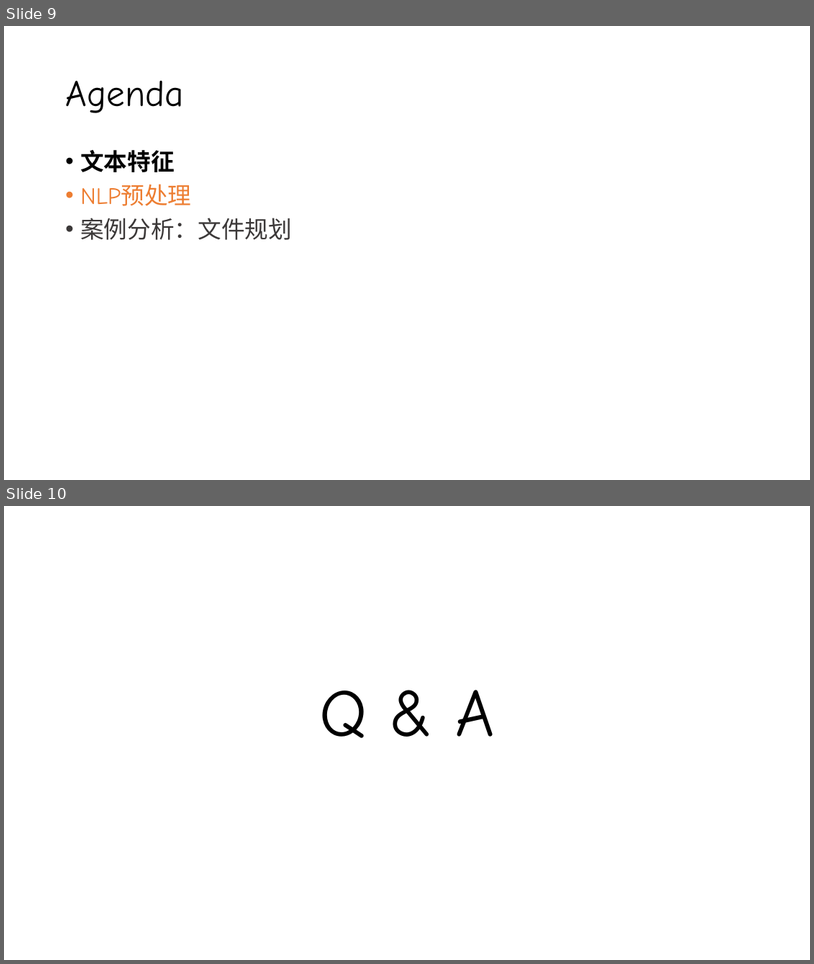
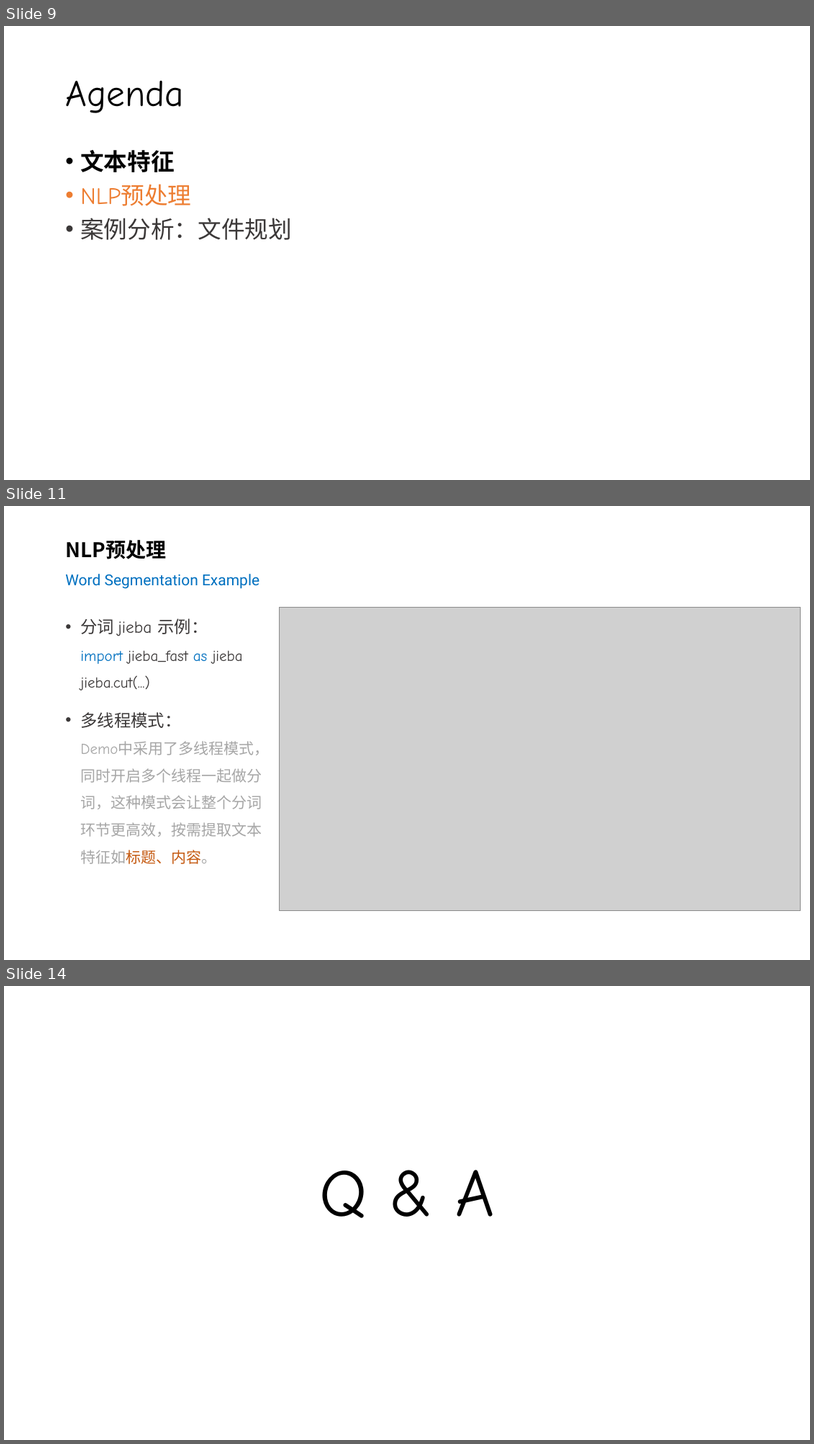
Before and after one commit to silentbalanceyh/cda-exam, a slide deck: ppt/04.二分类-文本输入.pptx. Shown one above the other, each under a label of ours: slides 9 and 10 before the commit, slides 9, 11 and 14 after it; the slides between them are not shown. The pictures are 814x964 and 814x1444 pixels, drawn with LibreOffice and Linux fonts; fonts in the diff are those of the drawing; grey boxes stand for pictures; background and template pictures are left out. Boxes give left, top, right and bottom in pixels: in the first picture for what was removed or moved away, otherwise in the second. Text is boxed around its words. In the diff, an @@ line names an element or a change of style, - is before the commit and + after.

Commit message:
文本处理PPT

```diff
--- a/ppt/04.二分类-文本输入.pptx
+++ b/ppt/04.二分类-文本输入.pptx
@@ slide 11 added at [4, 506, 810, 960], background #FFFFFF @@
@@ title added at [65, 540, 260, 589], 18 pt, text #0070C0 @@
+NLP预处理
+Word Segmentation Example
@@ picture added at [279, 607, 801, 910] @@
@@ text added at [80, 618, 269, 864], 18 pt, text #A6A6A6 @@
+• 分词 jieba 示例：
+  import jieba_fast as jieba
+  jieba.cut(...)
+• 多线程模式：
+  Demo中采用了多线程模式，
+  同时开启多个线程一起做分
+  词，这种模式会让整个分词
+  环节更高效，按需提取文本
+  特征如标题、内容。
@@ what was slide 10 is now slide 14 @@
```
Also in this commit, not shown: 3 other slides added.
